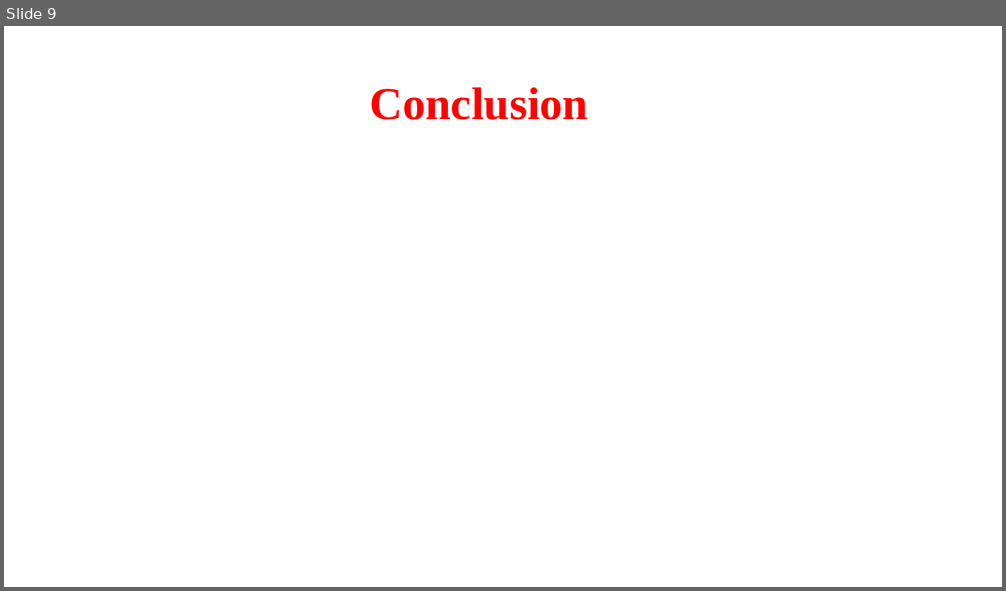
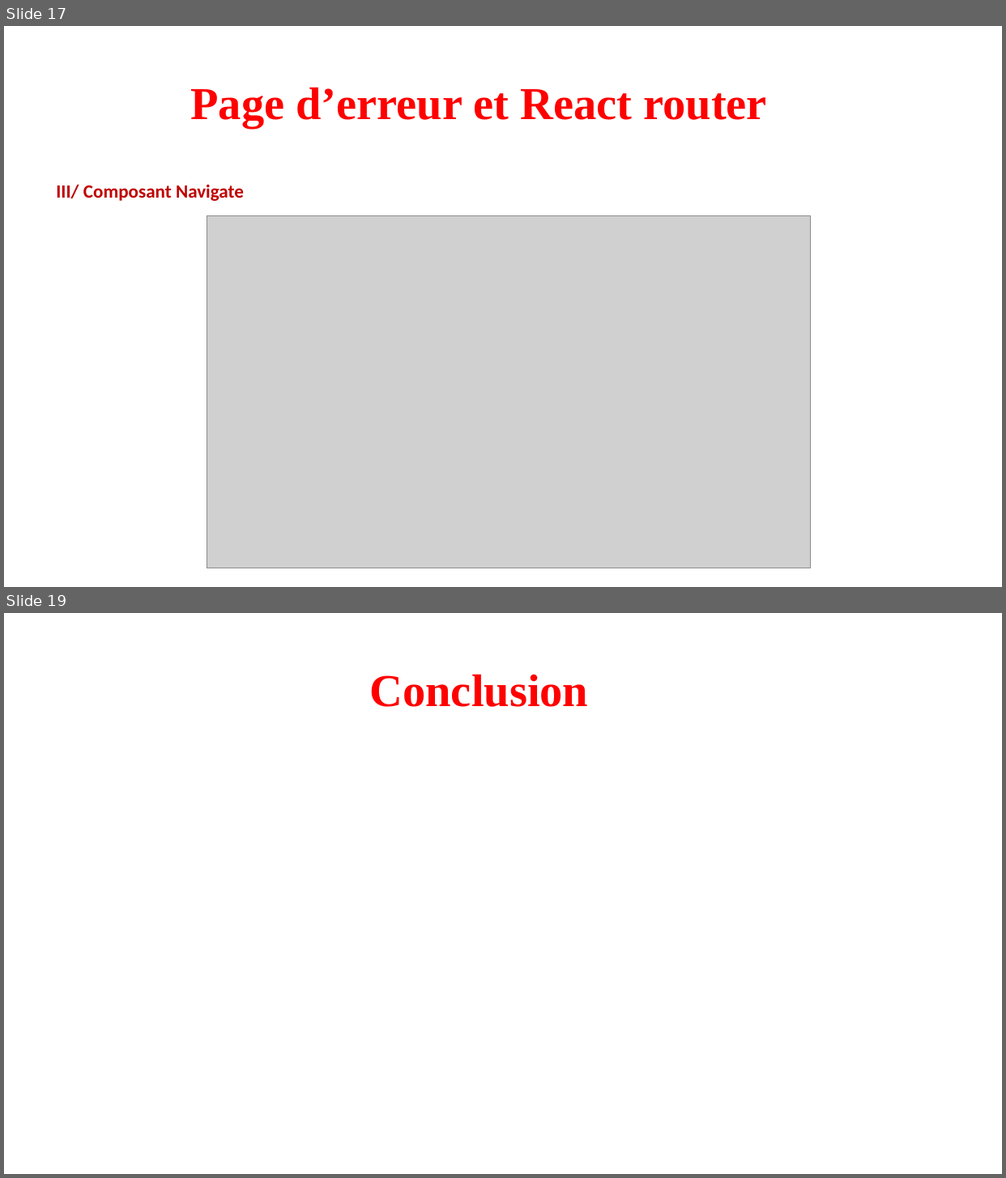
Before and after one commit to VinceDS99/Projet-6-Kasa, a slide deck: Présentation site Kasa.pptx. Shown one above the other, each under a label of ours: slide 9 before the commit, slides 17 and 19 after it; the slides between them are not shown. The pictures are 1006x591 and 1006x1178 pixels, drawn with LibreOffice and Linux fonts; fonts in the diff are those of the drawing; grey boxes stand for pictures. Boxes give left, top, right and bottom in pixels: in the first picture for what was removed or moved away, otherwise in the second. Text is boxed around its words. In the diff, an @@ line names an element or a change of style, - is before the commit and + after.

```diff
--- a/Présentation site Kasa.pptx
+++ b/Présentation site Kasa.pptx
@@ slide 17 added at [4, 26, 1002, 587], background #FFFFFF @@
@@ text added at [190, 87, 766, 128], 44 pt, text #FF0000, bold @@
+Page d’erreur et React router
@@ text added at [56, 184, 244, 201], 18 pt, text #C00000, bold @@
+III/ Composant Navigate
@@ picture added at [206, 216, 810, 569] @@
@@ what was slide 9 is now slide 19 @@
```
Also in this commit, not shown: 5 slides changed, 9 other slides added, 10 other files.
